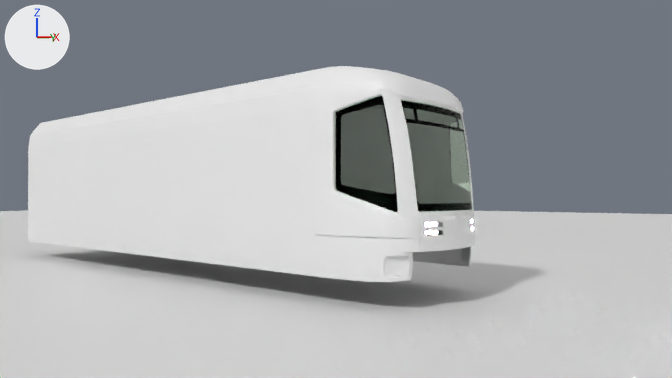
One commit to the Blender file S200 Calgary/Mesh/S200Calgary.blend: the scene before it, then after it.
Camera for both pictures: the file's camera 'Camera'. The lights are fixed; the arrows at upper left show +X, +Y and +Z.
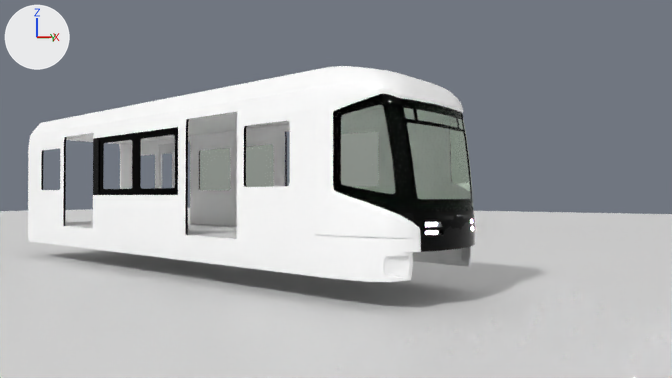
What differs and where, as boxes (x1, y1, x2, y2) in the pictures (672 x 378 px):
'Cube', recoloured, reshaped
    both: (28, 88, 317, 248)
'Cube.003', recoloured
    both: (315, 66, 475, 252)
'Cube.006', recoloured
    both: (28, 225, 316, 277)
'Cube.002', recoloured
    both: (31, 67, 328, 135)
'Cube.008', recoloured
    both: (315, 246, 471, 282)
'Cube.015', added
    after: (384, 102, 473, 209)
'Cube.007', recoloured
    both: (315, 235, 421, 252)
'Cube.014', added
    after: (200, 148, 230, 190)
'Cube.018', added
    after: (246, 145, 273, 187)
'Cube.016', added
    after: (65, 221, 237, 238)
'Cube.017', added
    after: (158, 143, 175, 188)
part 1 of me_cube_002, built on
    after: (28, 88, 317, 248)
part 2 of me_cube_004, built on
    both: (383, 89, 473, 211)
part 3 of me_cube_004, recoloured (white to black)
    both: (333, 94, 475, 252)

The change, as a diff of the scene's bpy script:
```diff
--- a/S200 Calgary/Mesh/S200Calgary.blend.py
+++ b/S200 Calgary/Mesh/S200Calgary.blend.py
@@ mat_main @@
 mat_main = principled_material('Main')
-mat_main.base_color = (0.8, 0.8, 0.8)  # white #e7e7e7
+mat_main.base_color = (1.0, 1.0, 1.0)  # white #ffffff
@@ mat_plastic_black @@
+mat_plastic_black = principled_material('Plastic Black')
+mat_plastic_black.base_color = (0.002, 0.002, 0.002)  # black #070707
+mat_plastic_black.roughness = 0.0
+mat_plastic_black.specular_ior_level = 0.1
+mat_plastic_black.specular_tint = (0.9, 0.9, 0.9)  # white #f3f3f3
@@ me_cube_002 @@
 # used by ob_cube; location = (0.0, 0.0, 0.0)
-me_cube_002.from_pydata(...)  # 20 vertices, 18 faces; spans x 0.25..10.56, y 0.0..1.34, z 0.83..3.24
+me_cube_002.from_pydata(...)  # 154 vertices, 97 faces; spans x 0.25..10.56, y 0.0..1.34, z 0.83..3.24
+# me_cube_002 part 1: 6 vertices removed from x 0.25..10.56, y 0.0..1.29, z 0.83..0.88; 140 vertices added at x 0.25..10.56, y 1.27..1.34, z 0.83..3.05
 me_cube_002.materials.append(mat_main)
+me_cube_002.materials.append(mat_seal)  # black #000000
+me_cube_002.materials.append(mat_plastic_black)  # black #070707
@@ me_cube_004 @@
 # used by ob_cube_003; location = (0.0, 0.0, 0.0)
-me_cube_004.from_pydata(...)  # 329 vertices, 298 faces; spans x 10.56..12.27, y 0.0..1.34, z 0.83..3.63
+me_cube_004.from_pydata(...)  # 376 vertices, 328 faces; spans x 10.56..12.27, y 0.0..1.34, z 0.83..3.63
+# me_cube_004 part 2: 3 vertices moved from x 11.76..11.99, y 0.89..1.07, z 2.12..3.03 to x 11.75..11.98, y 0.88..1.07, z 2.12..3.03; 7 vertices removed from x 11.73..12.04, y 0.87..1.08, z 1.67..2.59; 54 vertices added at x 11.65..12.06, y 0.84..1.11, z 1.43..2.93
+# me_cube_004 part 3: 72 faces spanning x 10.89..12.27, y 0.0..1.31, z 0.83..3.05 switch from mat_main (white #e7e7e7) to mat_plastic_black (black #070707)
+me_cube_004.materials.append(mat_seal)  # black #000000
@@ me_cube_021 @@
+me_cube_021.from_pydata(...)  # a box spanning x -1.52..0.0, y -0.02..0.0, z 0.0..1.29
+me_cube_021.materials.append(mat_glass)
@@ me_cube_011 @@
+me_cube_011.from_pydata(...)  # 49 vertices, 32 faces; spans x 11.65..12.06, y 0.85..1.11, z 1.43..2.93
+me_cube_011.polygons.foreach_set('use_smooth', [True] * 32)
+me_cube_011.materials.append(mat_glass)
@@ me_cube_018 @@
+me_cube_018.from_pydata(...)  # 20 vertices, 14 faces; spans x -0.73..0.0, y -0.07..0.0, z 0.0..2.17
@@ me_cube_017 @@
+me_cube_017.from_pydata(...)  # a box spanning x 0.25..10.56, y 0.0..1.29, z 0.83..0.88
+me_cube_017.materials.append(mat_main)  # white #ffffff
@@ ob_cube_018 @@
+ob_cube_018 = bpy.data.objects.new('Cube.018', me_cube_021)
+ob_cube_018.location = (5.54, 1.34, 1.63)
+ob_cube_018.scale = (-1.0, 1.0, 1.0)
@@ ob_cube_014 @@
+ob_cube_014 = bpy.data.objects.new('Cube.014', me_cube_021)
+ob_cube_014.location = (5.54, 1.34, 1.63)
@@ ob_cube_015 @@
+ob_cube_015 = bpy.data.objects.new('Cube.015', me_cube_011)
+ob_cube_015.location = (0.0, 0.0, 0.0)
+_m = ob_cube_015.modifiers.new('Mirror', 'MIRROR')
+_m.use_axis = (False, True, False)
+_m.mirror_object = ob_orgin
@@ ob_cube_017 @@
+ob_cube_017 = bpy.data.objects.new('Cube.017', me_cube_018)
+ob_cube_017.location = (3.05, 1.34, 0.88)
@@ ob_cube_016 @@
+ob_cube_016 = bpy.data.objects.new('Cube.016', me_cube_017)
+ob_cube_016.location = (0.0, 0.0, 0.0)
+_m = ob_cube_016.modifiers.new('Mirror', 'MIRROR')
+_m.use_axis = (False, True, False)
+_m.mirror_object = ob_orgin
```
